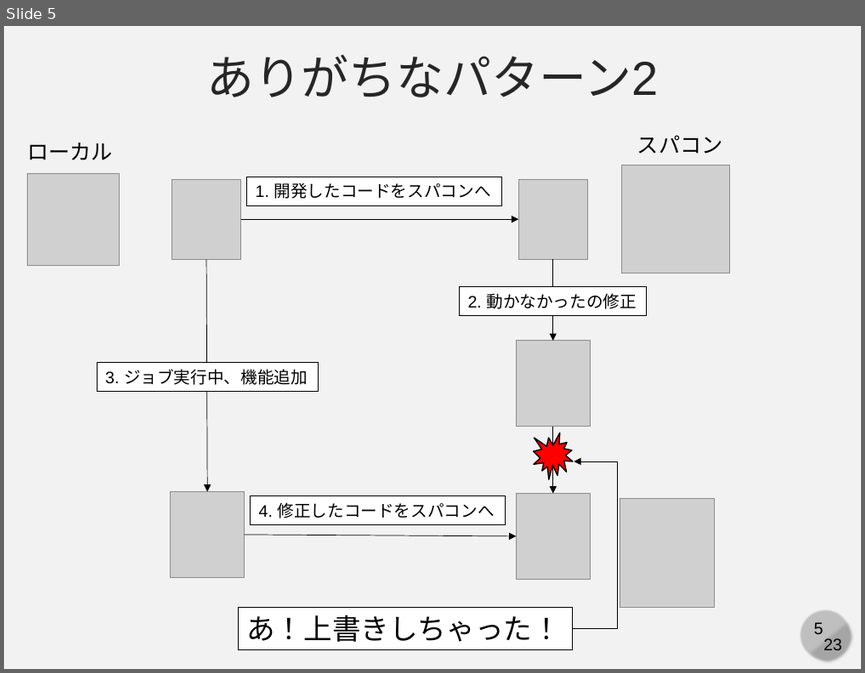
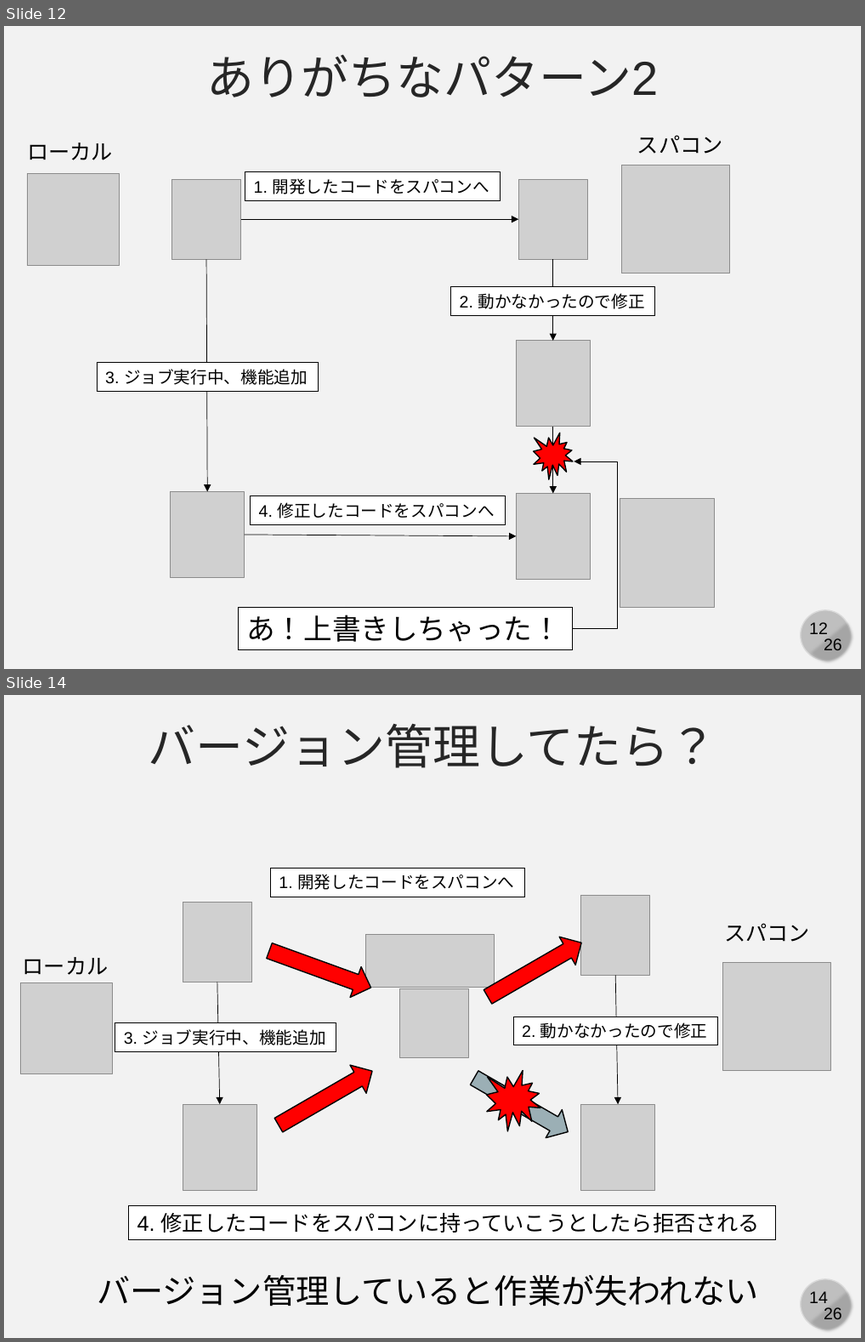
Before and after one commit to cpss2026-git/cpss2026-git.github.io, a slide deck: 01-lecture-git-basic/slides/01-a-vcs.pptx. Shown one above the other, each under a label of ours: slide 5 before the commit, slides 12 and 14 after it; the slides between them are not shown. The pictures are 865x673 and 865x1342 pixels, drawn with LibreOffice and Linux fonts; fonts in the diff are those of the drawing; grey boxes stand for pictures. Boxes give left, top, right and bottom in pixels: in the first picture for what was removed or moved away, otherwise in the second. Text is boxed around its words. In the diff, an @@ line names an element or a change of style, - is before the commit and + after.

```diff
--- a/01-lecture-git-basic/slides/01-a-vcs.pptx
+++ b/01-lecture-git-basic/slides/01-a-vcs.pptx
@@ slide 14 added at [4, 695, 861, 1338], background #F2F2F2; not listed: 4 template elements that a slide beside it also shows @@
@@ text added at [148, 724, 717, 768], 40 pt, text #262626 @@
+バージョン管理してたら？
@@ rectangle added at [270, 868, 525, 897], fill #FFFFFF, outline #000000 0.75 pt, 14 pt, text #000000 @@
+1. 開発したコードをスパコンへ
@@ picture added at [580, 895, 650, 975] @@
@@ picture added at [183, 902, 252, 982] @@
@@ text added at [724, 923, 810, 941], 18 pt, text #000000 @@
+スパコン
@@ right arrow added at [264, 936, 376, 1003], fill #FF0000, outline #000000 1 pt @@
@@ picture added at [365, 934, 494, 987] @@
@@ right arrow added at [479, 929, 590, 1011], fill #FF0000, outline #000000 1 pt @@
@@ text added at [23, 957, 109, 975], 18 pt, text #000000 @@
+ローカル
@@ picture added at [723, 962, 831, 1071] @@
@@ picture added at [21, 983, 113, 1075] @@
@@ arrow added from (217, 982) to (220, 1104), #000000 0.5 pt @@
@@ picture added at [399, 988, 468, 1057] @@
@@ arrow added from (616, 975) to (618, 1104), #000000 0.5 pt @@
@@ rectangle added at [115, 1023, 336, 1052], fill #FFFFFF, outline #000000 0.75 pt, 14 pt, text #000000 @@
+3. ジョブ実行中、機能追加
@@ rectangle added at [513, 1016, 717, 1045], fill #FFFFFF, outline #000000 0.75 pt, 14 pt, text #000000 @@
+2. 動かなかったので修正
@@ right arrow added at [270, 1056, 381, 1139], fill #FF0000, outline #000000 1 pt @@
@@ right arrow added at [466, 1063, 575, 1145], fill #9BAFB5, outline #000000 1 pt @@
@@ irregular seal added at [487, 1071, 540, 1131], fill #FF0000, outline #000000 1 pt @@
@@ picture added at [183, 1104, 256, 1190] @@
@@ picture added at [580, 1104, 654, 1190] @@
@@ rectangle added at [129, 1205, 776, 1239], fill #FFFFFF, outline #000000 0.75 pt, 18 pt, text #000000 @@
+4. 修正したコードをスパコンに持っていこうとしたら拒否される
@@ text added at [97, 1275, 759, 1306], 28 pt, text #000000 @@
+バージョン管理していると作業が失われない
@@ what was slide 5 is now slide 12 @@
@@ slide 12 changed as well @@
@@ rectangle "1. 開発したコードをスパコンへ": place and size @@
-rectangle "1. 開発したコードをスパコンへ" at [246, 176, 501, 206]
+rectangle "1. 開発したコードをスパコンへ" at [245, 171, 500, 201]
@@ rectangle "2. 動かなかったので修正": place and size @@
-rectangle "2. 動かなかったので修正" at [459, 286, 647, 316]
+rectangle "2. 動かなかったので修正" at [451, 286, 655, 316]
@@ text in rectangle at [460, 293, 645, 309]: text changed @@
-2. 動かなかったの修正
+2. 動かなかったので修正
@@ page number at [809, 622, 828, 634]: text changed @@
-5
+12
@@ text at [823, 638, 842, 650]: text changed @@
-23
+26
```
Also in this commit, not shown: 22 other slides changed, 2 other slides added.
